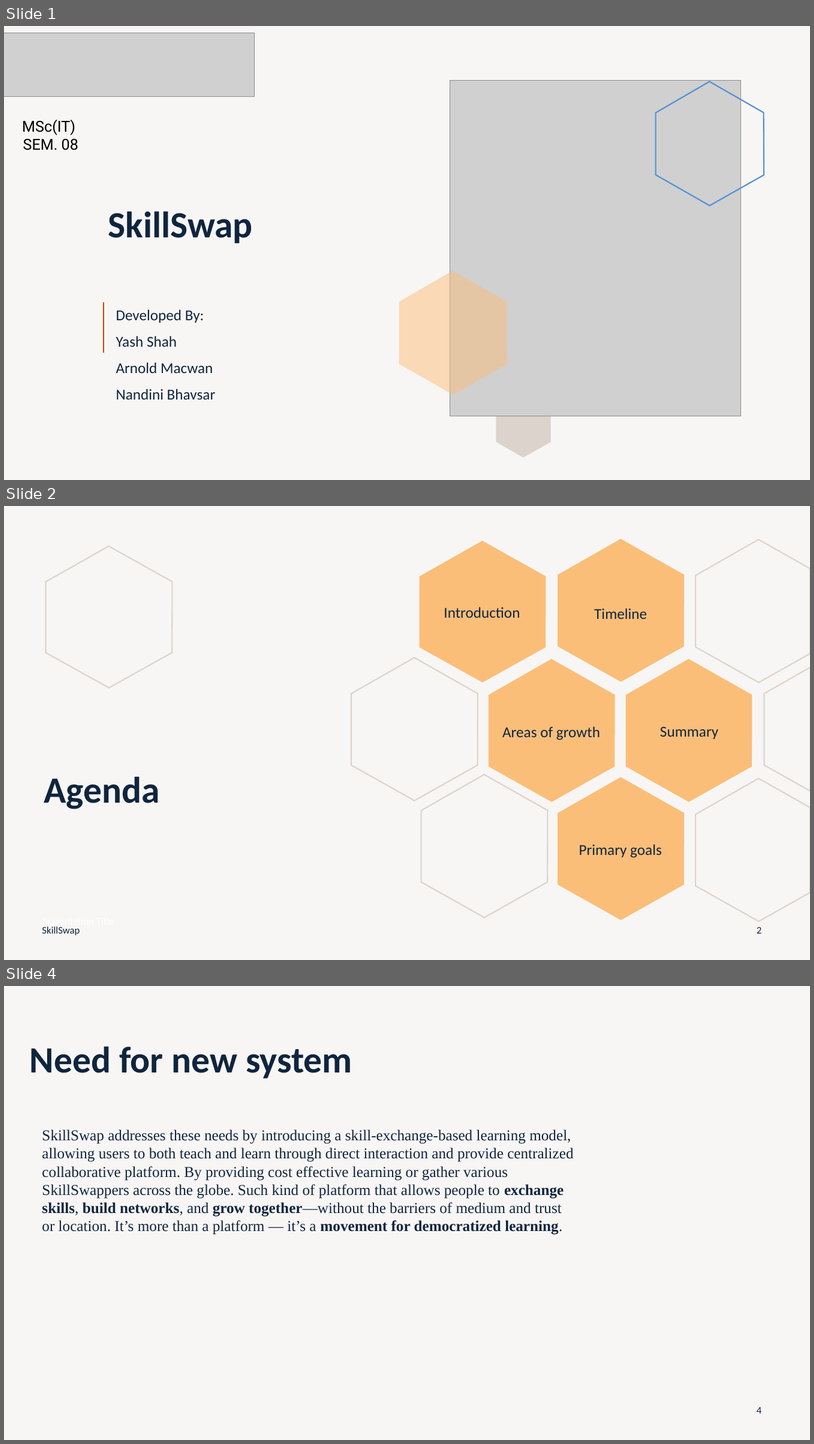
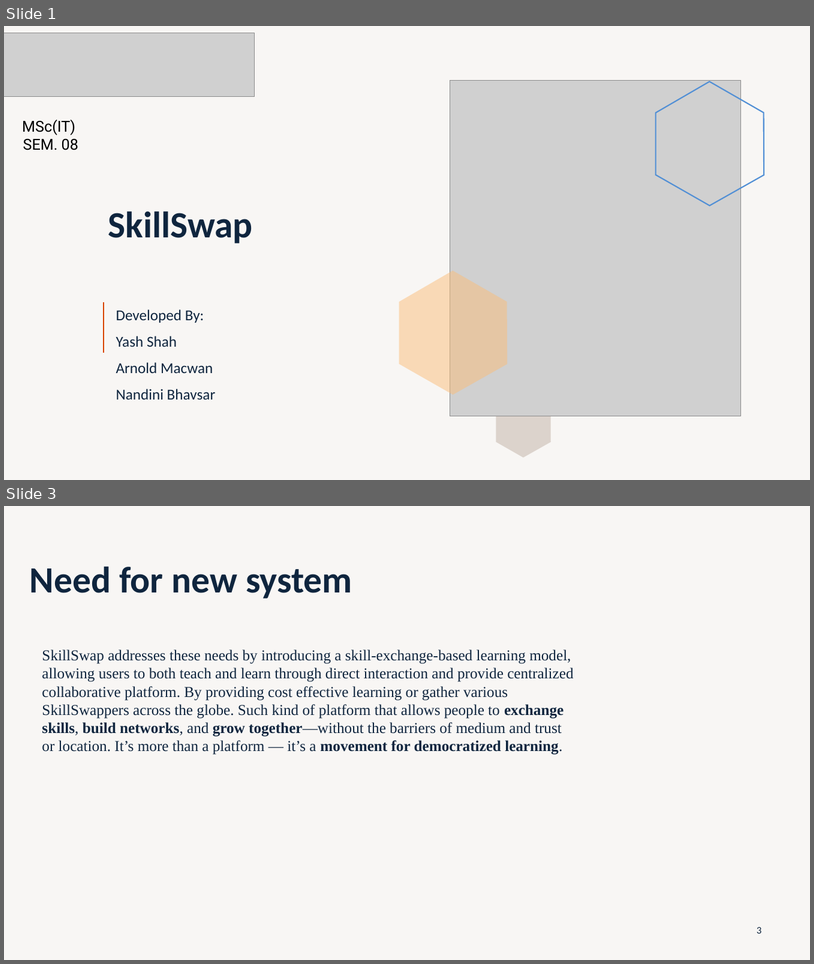
Before and after one commit to arnoldhere/Skill-Swap, a slide deck: doc/SkillSwap.pptx. Shown one above the other, each under a label of ours: slides 1, 2 and 4 before the commit, slides 1 and 3 after it; the slides between them are not shown. The pictures are 814x1444 and 814x964 pixels, drawn with LibreOffice and Linux fonts; fonts in the diff are those of the drawing; grey boxes stand for pictures. Boxes give left, top, right and bottom in pixels: in the first picture for what was removed or moved away, otherwise in the second. Text is boxed around its words. In the diff, an @@ line names an element or a change of style, - is before the commit and + after.

```diff
--- a/doc/SkillSwap.pptx
+++ b/doc/SkillSwap.pptx
@@ slide 2 removed at (4,506,810,960), background #DCD3CC at 20% opacity @@
@@ freeform shape removed at (420,540,546,682) @@
@@ freeform shape removed at (558,538,684,681) @@
@@ freeform shape removed at (696,539,810,682) @@
@@ freeform shape removed at (46,546,172,687) @@
@@ text removed at (444,607,520,618) @@
-Introduction
@@ text removed at (594,608,647,619) @@
-Timeline
@@ freeform shape removed at (351,658,477,801) @@
@@ freeform shape removed at (489,659,615,802) @@
@@ freeform shape removed at (626,659,752,802) @@
@@ freeform shape removed at (764,667,810,790) @@
@@ text removed at (503,726,600,740) @@
-Areas of growth
@@ text removed at (660,726,719,739) @@
-Summary
@@ freeform shape removed at (422,775,548,918) @@
@@ title removed at (44,776,160,809) @@
-Agenda
@@ freeform shape removed at (558,777,684,920) @@
@@ freeform shape removed at (696,778,810,921) @@
@@ text removed at (579,844,662,858) @@
-Primary goals
@@ text removed at (42,926,80,935) @@
-SkillSwap
@@ text removed at (42,926,94,927) @@
-Presentation Title
@@ page number removed at (757,927,762,933) @@
-2
@@ what was slide 4 is now slide 3 @@
@@ page number at (757,927,762,933): text changed @@
-4
+3
```
Also in this commit, not shown: 7 slides changed, 2 other files.
